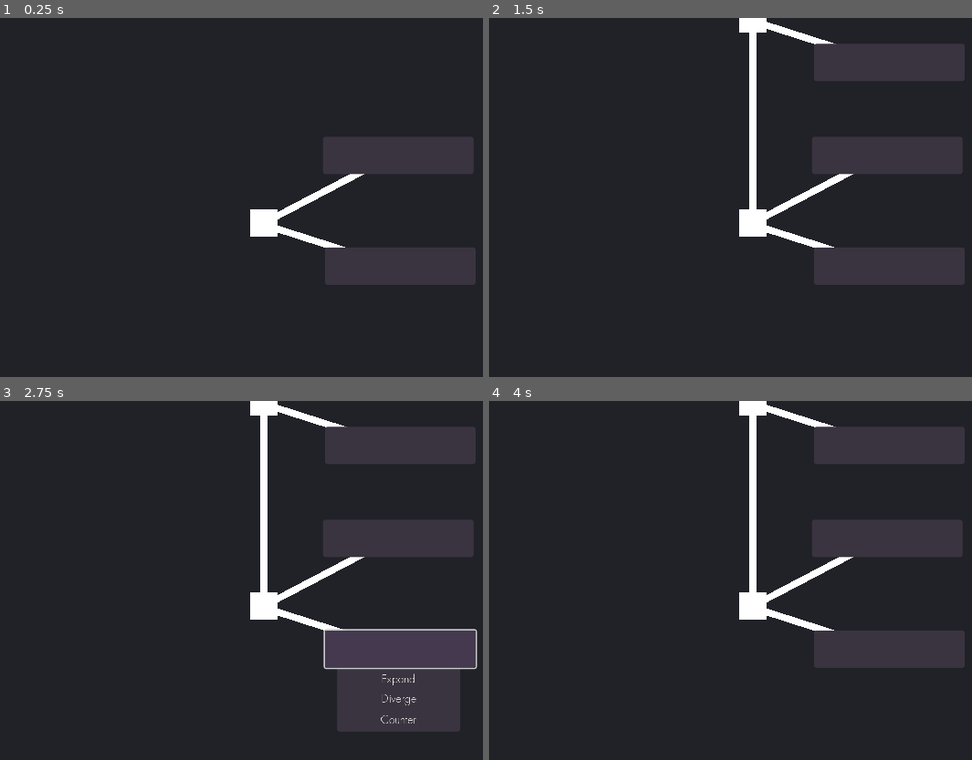
Above: before the commit, frames 1-4 (two rows, left to right).
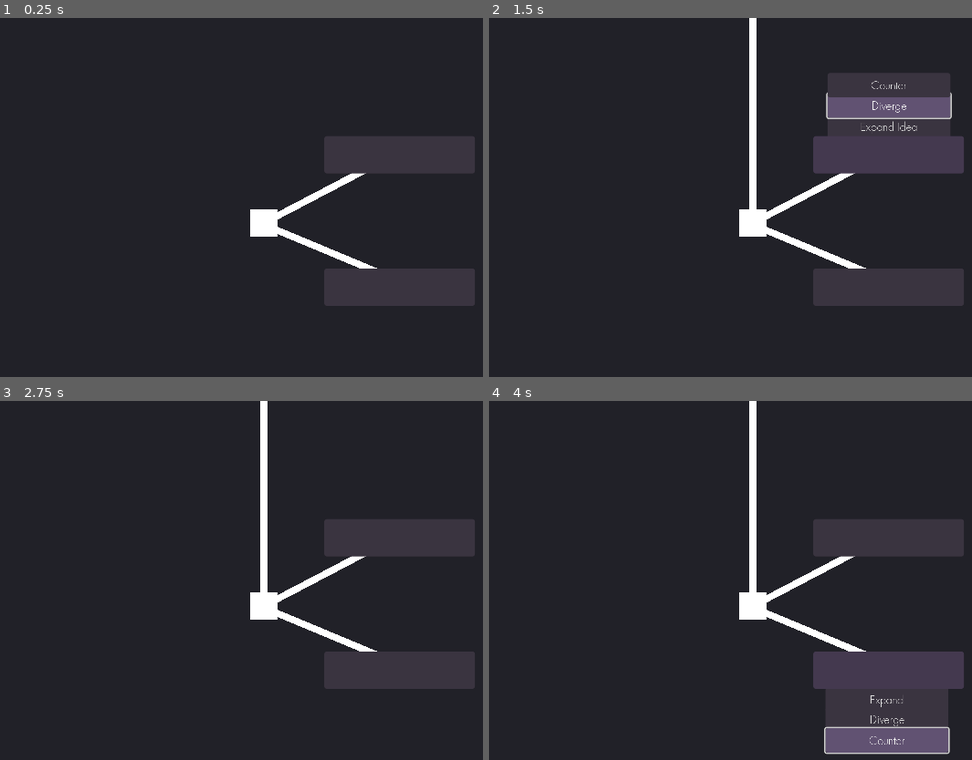
Above: after the commit, the same moments.

Repository: eqgy/understandingtree
Game: Godot game, scene res://understanding tree.tscn
Two runs of this game, one before a commit and one after it. Both use one fixed random seed, a clock stepped at 60 frames per second and the inputs below.
Inputs (mouse positions are in pixels of both pictures, inside the frame that each line leads up to; where the layout moved, square brackets give the same spot in the first picture):
- Up to frame 1 (0.25 s): no input
- Up to frame 2 (1.5 s): click (889, 154) [885, 154] at 0.5 s; click "Diverge" at 1.25 s
- Up to frame 3 (2.75 s): click (400, 648) at 2.02 s
- Up to frame 4 (4 s): click (889, 677) at 2.75 s, where only the run before the commit has a clickable "Expand"; click (885, 742) at 3.5 s, where only the run after the commit has a clickable "Counter"

The runs differ from the first frame. In frame 1, 3.9% of the frame differs, in the area x 57-99%, y 32-81%; in frame 2, 11%; in frame 3, 9.4%; in frame 4, 12%, in the area x 51-99%, y 0-99%.
Error before the commit: Cannot call method 'add_child' on a null value. (res://a_node.gd:81)

Commit message:
yippee counter arg mostly works!

Diff:
--- a/application iterations/iteration 1/a node.tscn
+++ b/application iterations/iteration 1/a node.tscn
@@ -21,10 +21,10 @@
 anchor_top = 0.5
 anchor_right = 0.5
 anchor_bottom = 0.5
-offset_left = 87.0
-offset_top = -127.0
-offset_right = 309.0
-offset_bottom = -72.0
+offset_left = 89.0
+offset_top = -128.0
+offset_right = 311.0
+offset_bottom = -73.0
 grow_horizontal = 2
 grow_vertical = 2
 size_flags_horizontal = 4
@@ -103,10 +103,10 @@
 anchor_top = 0.5
 anchor_right = 0.5
 anchor_bottom = 0.5
-offset_left = 90.0
-offset_top = 36.0
-offset_right = 312.0
-offset_bottom = 91.0
+offset_left = 89.0
+offset_top = 67.0
+offset_right = 311.0
+offset_bottom = 122.0
 grow_horizontal = 2
 grow_vertical = 2
 size_flags_horizontal = 4
@@ -118,8 +118,8 @@
 [node name="Line2D" type="Line2D" parent="problem"]
 z_index = -1
 position = Vector2(-87, 127)
-rotation = -5.54511
-points = PackedVector2Array(-111.29, -116.411, 79.7259, -203.639)
+rotation = 0.870779
+points = PackedVector2Array(49.7069, -223.549, -148.78, -121.398)
 width_curve = SubResource("Curve_ottr0")
 
 [node name="Expand Idea" type="Button" parent="problem"]
@@ -171,4 +171,4 @@
 [connection signal="toggled" from="problem" to="problem/Counterargument" method="_on_button_toggled"]
 [connection signal="pressed" from="problem/Expand Idea" to="." method="problem_expand"]
 [connection signal="pressed" from="problem/Divergent Idea" to="." method="problem_diverge"]
-[connection signal="pressed" from="problem/Counterargument" to="." method="_on_addbranch_pressed2"]
+[connection signal="pressed" from="problem/Counterargument" to="." method="problem_counterarg"]
--- a/application iterations/iteration 1/a_node.gd
+++ b/application iterations/iteration 1/a_node.gd
@@ -1,6 +1,8 @@
 extends Node2D
 
 var children = 0
+@onready var problem_leaf = $problem
+@onready var solution_leaf =$solution
 var problems = 0
 var solutions = 0
 var stop = 0
@@ -44,28 +46,12 @@
 		add_line()
 
 func problem_counterarg():
-	var child = load("res://a node.tscn").instantiate()
-	var position_offset = Vector2(400 * children, 20 * children)
-	child.position = position_offset
-	child.add_line()
-	children += 1
-	$title2.add_child(child)
-
-	# Add a CustomLineEdit to the child
-	add_custom_line_edit_to_child(2)  # <-- Highlighted change
-	print(children)
+	get_child(0).visible = true
+	get_child(1).visible = true
 
 func solution_counterarg(toggled_on):
-	var child = load("res://a node.tscn").instantiate()
-	var position_offset = Vector2(400 * children, 20 * children)
-	child.position = position_offset
-	child.add_line()
-	children += 1
-	$title2.add_child(child)
-
-	# Add a CustomLineEdit to the child
-	add_custom_line_edit_to_child(2)  # <-- Highlighted change
-	print(children)
+	get_child(1).visible = true
+	get_child(0).visible = true
 
 func _on_expand_pressed2(arg):
 	var child = load("res://a node.tscn").instantiate()
@@ -78,11 +64,13 @@
 	child.position = position_offset
 	child.add_line()
 	if arg == 1: # If it is a problem, add the child to title2
-		$title2.add_child(child)
+		problem_leaf.add_child(child)
 		problems += 1
+		child.get_node("solution").visible = false
 	else: # If it is a solution, add the child to title
-		$title.add_child(child)
+		solution_leaf.add_child(child)
 		solutions += 1
+		child.get_node("problem").visible = false
 
 	# Add a CustomLineEdit to the child
 	add_custom_line_edit_to_child(2)  # <-- Highlighted change
@@ -90,22 +78,23 @@
 
 func problem_diverge():
 	var child = load("res://a node.tscn").instantiate()
-	var position_offset = Vector2(0, 300 + 200 * prob_diverges)
+	var position_offset = Vector2(0, 400 * (prob_diverges+1))
 	child.position = position_offset
 	child.add_line()
 	add_child(child)
 	prob_diverges += 1
-
+	child.get_node("solution").visible = false
 	# Add a CustomLineEdit to the child
 	add_custom_line_edit_to_child(2)  # <-- Highlighted change
 
 func solution_diverge():
 	var child = load("res://a node.tscn").instantiate()
-	var position_offset = Vector2(0, -300 - 200 * solution_diverges)
+	var position_offset = Vector2(0, -400 * (solution_diverges+1))
 	child.position = position_offset
 	child.add_line()
 	add_child(child)
 	solution_diverges += 1
+	child.get_node("problem").visible = false
 
 	# Add a CustomLineEdit to the child
 	add_custom_line_edit_to_child(2)  # <-- Highlighted change
--- a/application iterations/iteration 1/leaf.gd
+++ b/application iterations/iteration 1/leaf.gd
@@ -7,12 +7,10 @@
 
 func _input(event):
 	if button_pressed == true:
-		print("selected")
 		if event is InputEventMouseButton and event.pressed:
-			await get_tree().create_timer(.05).timeout
+			await get_tree().create_timer(.5).timeout
 			emit_signal("toggled", button_pressed)
 			button_pressed = false
-			print("tried to toggle ")
 # Called every frame. 'delta' is the elapsed time since the previous frame.
 func _process(delta):
 	pass
